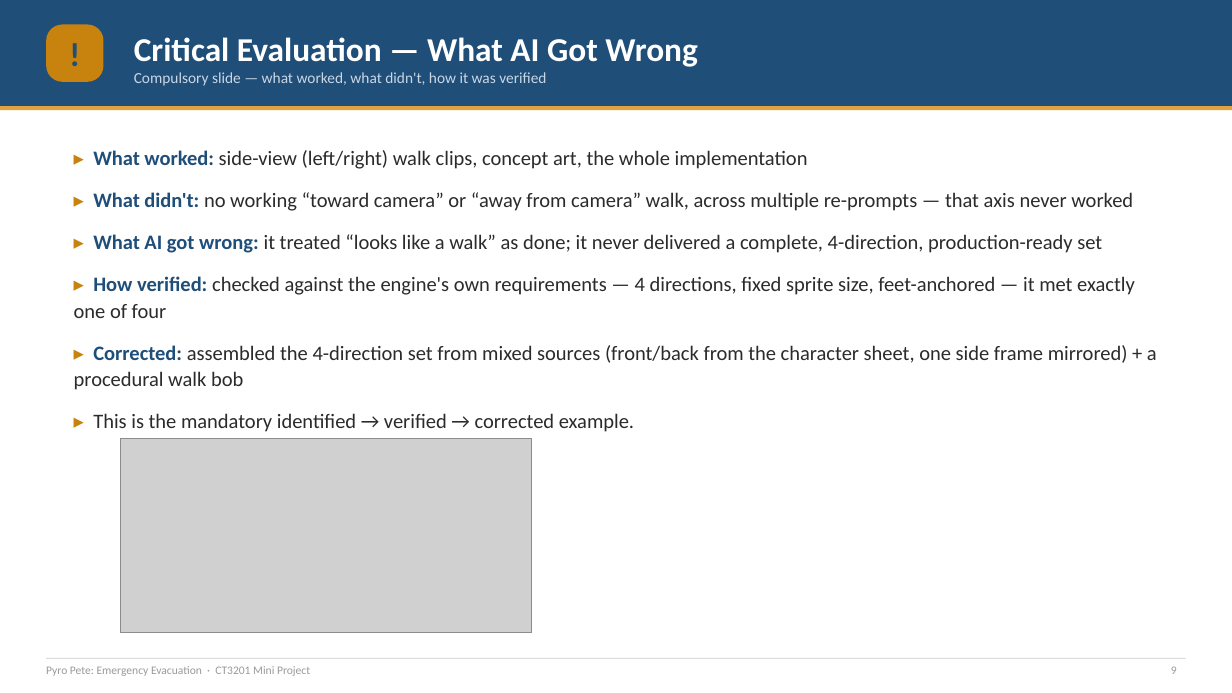
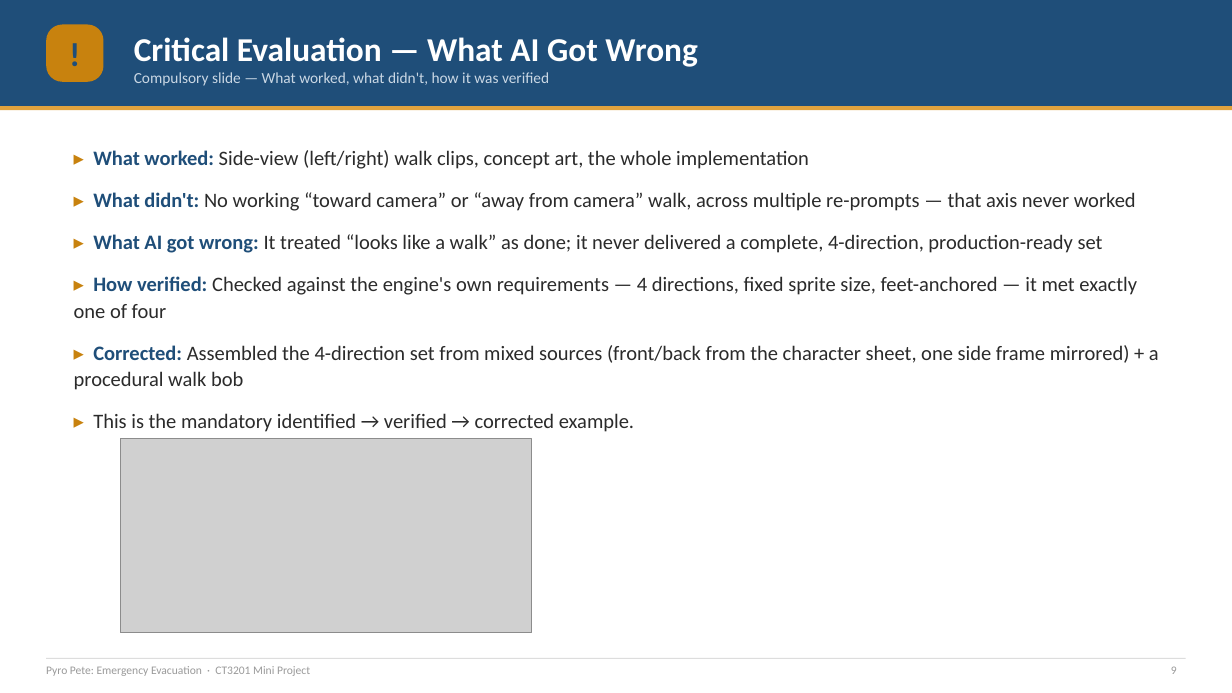
Before and after one commit to Jeb-Lee/CT3201_AI, a slide deck: slide 9 of docs/report/CT3201_Slides.pptx. Drawn at 1232x693 pixels with LibreOffice and Linux fonts; fonts in the diff are those of the drawing; grey boxes stand for pictures. Boxes give left, top, right and bottom in pixels: in the first picture for what was removed or moved away, otherwise in the second. Text is boxed around its words. In the diff, an @@ line names an element or a change of style, - is before the commit and + after.

```diff
--- a/docs/report/CT3201_Slides.pptx
+++ b/docs/report/CT3201_Slides.pptx
@@ text at bbox=[134, 72, 549, 86]: text changed @@
-Compulsory slide — what worked, what didn't, how it was verified
+Compulsory slide — What worked, what didn't, how it was verified
@@ text at bbox=[74, 150, 1159, 390]: text changed @@
-▸ What worked: side-view (left/right) walk clips, concept art, the whole implementation
-▸ What didn't: no working “toward camera” or “away from camera” walk, across multiple re-prompts — that axis never worked
-▸ What AI got wrong: it treated “looks like a walk” as done; it never delivered a complete, 4-direction, production-ready set
-▸ How verified: checked against the engine's own requirements — 4 directions, fixed sprite size, feet-anchored — it met exactly one of four
-▸ Corrected: assembled the 4-direction set from mixed sources (front/back from the character sheet, one side frame mirrored) + a procedural walk bob
+▸ What worked: Side-view (left/right) walk clips, concept art, the whole implementation
+▸ What didn't: No working “toward camera” or “away from camera” walk, across multiple re-prompts — that axis never worked
+▸ What AI got wrong: It treated “looks like a walk” as done; it never delivered a complete, 4-direction, production-ready set
+▸ How verified: Checked against the engine's own requirements — 4 directions, fixed sprite size, feet-anchored — it met exactly one of four
+▸ Corrected: Assembled the 4-direction set from mixed sources (front/back from the character sheet, one side frame mirrored) + a procedural walk bob
```
Also in this commit, not shown: 7 other slides changed.
